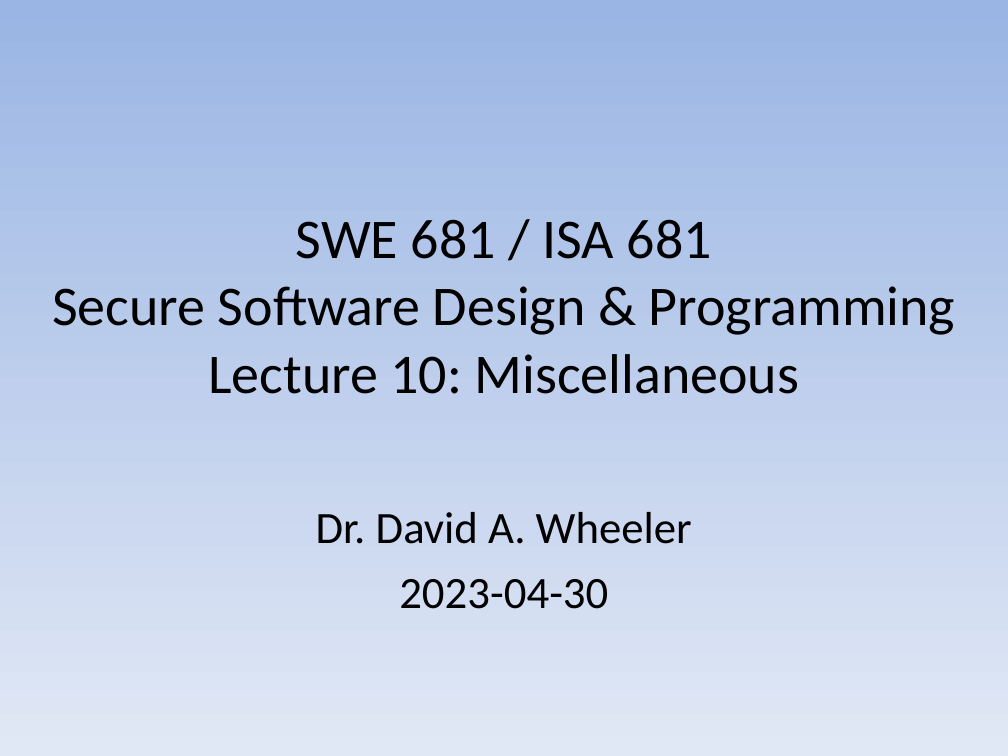
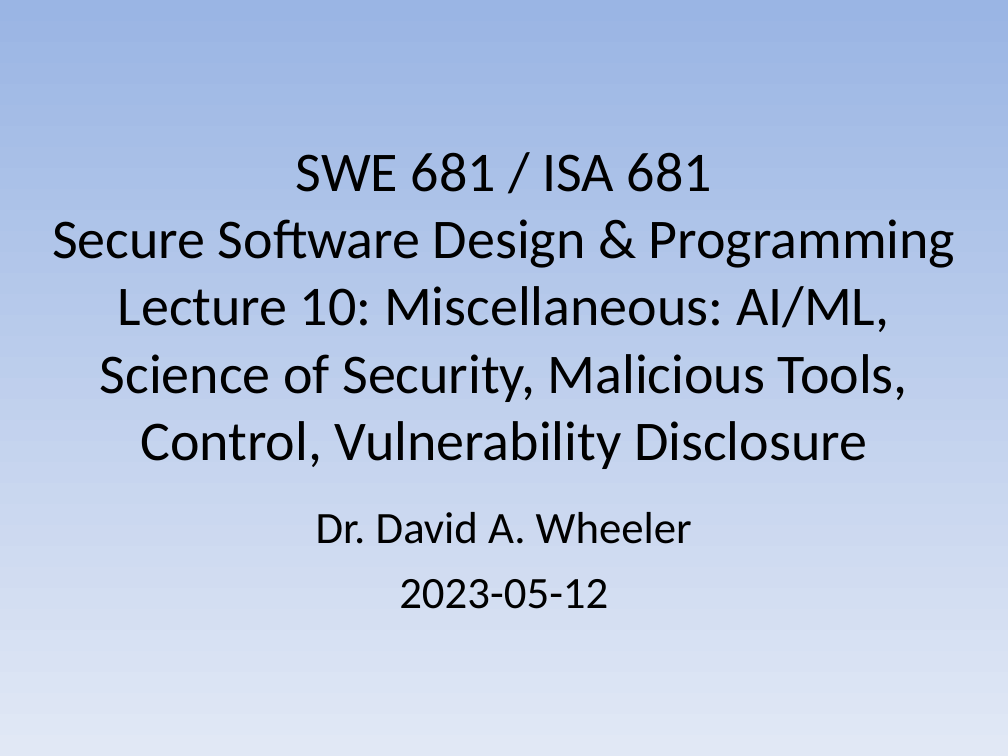
Before and after one commit to david-a-wheeler/david-a-wheeler.github.io, a slide deck: slide 1 of secure-class/presentations/Secure-Software-10-Misc.ppt. Drawn at 1008x756 pixels with LibreOffice and Linux fonts; fonts in the diff are those of the drawing. Boxes give left, top, right and bottom in pixels: in the first picture for what was removed or moved away, otherwise in the second. Text is boxed around its words. In the diff, an @@ line names an element or a change of style, - is before the commit and + after.

```diff
--- a/secure-class/presentations/Secure-Software-10-Misc.ppt
+++ b/secure-class/presentations/Secure-Software-10-Misc.ppt
@@ title at <box>52,152,955,469</box>: text changed @@
-SWE 681 / ISA 681
-Secure Software Design & Programming
-Lecture 10: Miscellaneous
+SWE 681 / ISA 681
+Secure Software Design & Programming
+Lecture 10: Miscellaneous: AI/ML, Science of Security, Malicious Tools, Control, Vulnerability Disclosure
@@ subtitle at <box>399,579,608,609</box>: text changed @@
-2023-04-30
+2023-05-12
```
Also in this commit, not shown: 6 other slides changed, 1 slide added.
